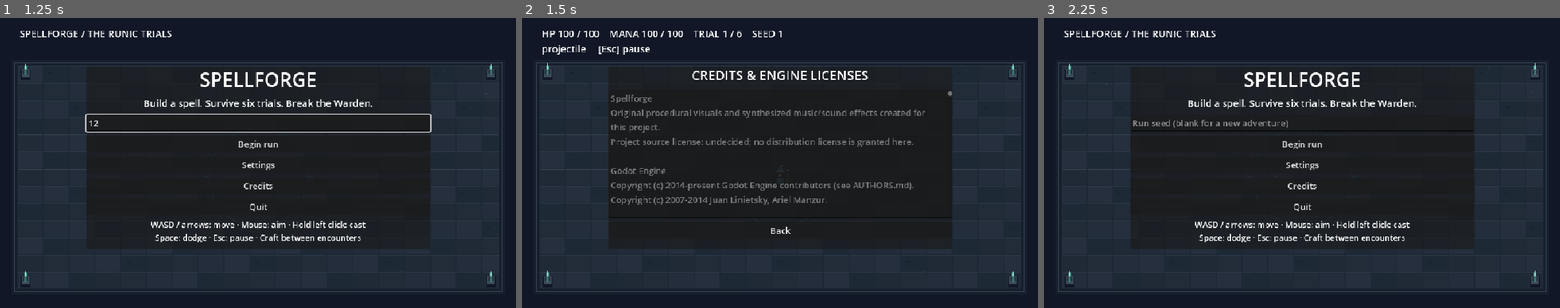
Above: before the commit, frames 1-3 (left to right).
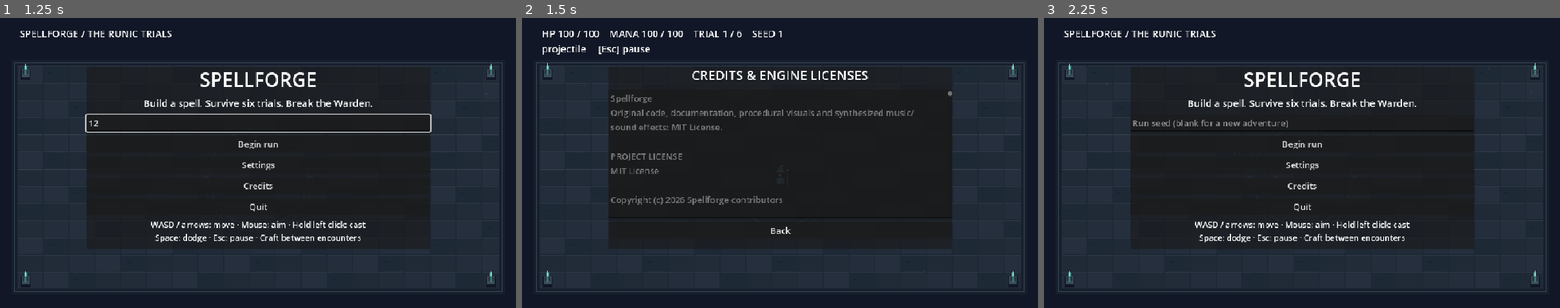
Above: after the commit, the same moments.

Repository: howard86/spell-forge
Game: Godot game, scene res://scenes/main.tscn
Same seed, same stepped clock (60 frames per second), same inputs: the game is played once before the commit and once after it.
Inputs (mouse positions are in pixels of both pictures, inside the frame that each line leads up to):
- Up to frame 1 (1.25 s): click (258, 122) at 0.52 s; type "12" at 0.6 s
- Up to frame 2 (1.5 s): click "Credits" at 1.25 s
- Up to frame 3 (2.25 s): click "Back" at 2 s

Frame 1 is identical in both runs. In frame 2, 2.5% of the frame differs, in the area x 17-79%, y 31-65%; in frame 3, nothing differs.

Commit message:
feat(licensing): adopt MIT and bundle project notices

Diff:
--- a/game/scripts/game.gd
+++ b/game/scripts/game.gd
@@ -127,7 +127,8 @@
     credits.editable = false
     credits.custom_minimum_size = Vector2(600, 240)
     credits.wrap_mode = TextEdit.LINE_WRAPPING_BOUNDARY
-    credits.text = "Spellforge\nOriginal procedural visuals and synthesized music/sound effects created for this project.\nProject source license: undecided; no distribution license is granted here.\n\nGodot Engine\n" + Engine.get_license_text()
+    var project_license := FileAccess.get_file_as_string("res://assets/LICENSE.txt")
+    credits.text = "Spellforge\nOriginal code, documentation, procedural visuals and synthesized music/sound effects: MIT License.\n\nPROJECT LICENSE\n" + project_license + "\n\nGodot Engine\n" + Engine.get_license_text()
     credits.text += "\n\nTHIRD-PARTY ATTRIBUTIONS\n"
     for entry in Engine.get_copyright_info():
         credits.text += str(entry.get("name", "")) + "\n"
--- a/game/tests/test_controls.gd
+++ b/game/tests/test_controls.gd
@@ -34,11 +34,16 @@
             child.pressed.emit()
             break
     check(scene.state == "credits", "credits menu opens")
+    var project_license := FileAccess.get_file_as_string("res://assets/LICENSE.txt")
+    check(project_license.begins_with("MIT License") and project_license.contains("Copyright (c) 2026 Spellforge contributors") and project_license.contains('THE SOFTWARE IS PROVIDED "AS IS"'), "packaged project MIT notice is readable and complete")
+    var found_project_license := false
     var found_license := false
     for child in scene.content.get_children():
         if child is TextEdit:
+            found_project_license = not child.editable and not project_license.is_empty() and child.text.contains("PROJECT LICENSE\n" + project_license)
             found_license = not child.editable and child.text.contains(Engine.get_license_text()) and child.text.contains("THIRD-PARTY ATTRIBUTIONS")
     check(found_license, "credits include read-only engine license and attribution")
+    check(found_project_license, "credits display full read-only project license")
     for child in scene.content.get_children():
         if child is Button and child.text == "Back":
             child.pressed.emit()
Not shown, added: game/assets/LICENSE.txt
Not shown, changed: game/export_presets.cfg
Not shown, changed: .github/workflows/godot-ci.yml
Not shown, added: LICENSE
Not shown, changed: README.md
Not shown, changed: docs/DECISIONS.md
Not shown, changed: docs/GETTING_STARTED.md
Not shown, changed: docs/IMPLEMENTATION_STATUS.md
Not shown, changed: docs/STORE_PAGE_DRAFT.md
Not shown, changed: game/assets/PROVENANCE.md
Not shown, changed: package.json
